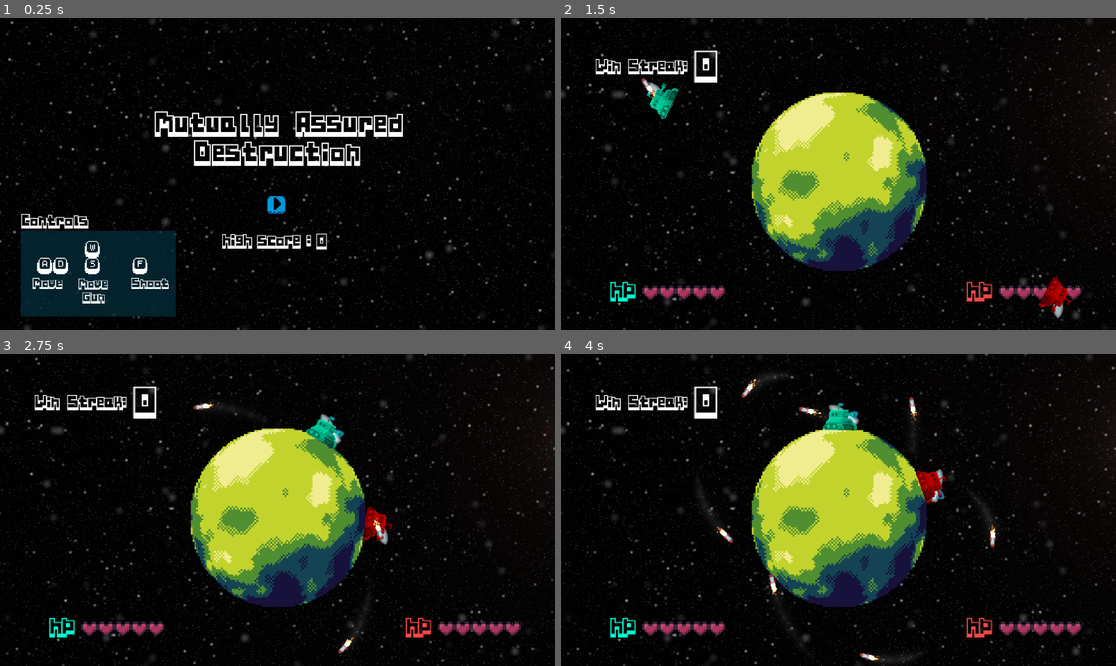
Above: before the commit, frames 1-4 (two rows, left to right).
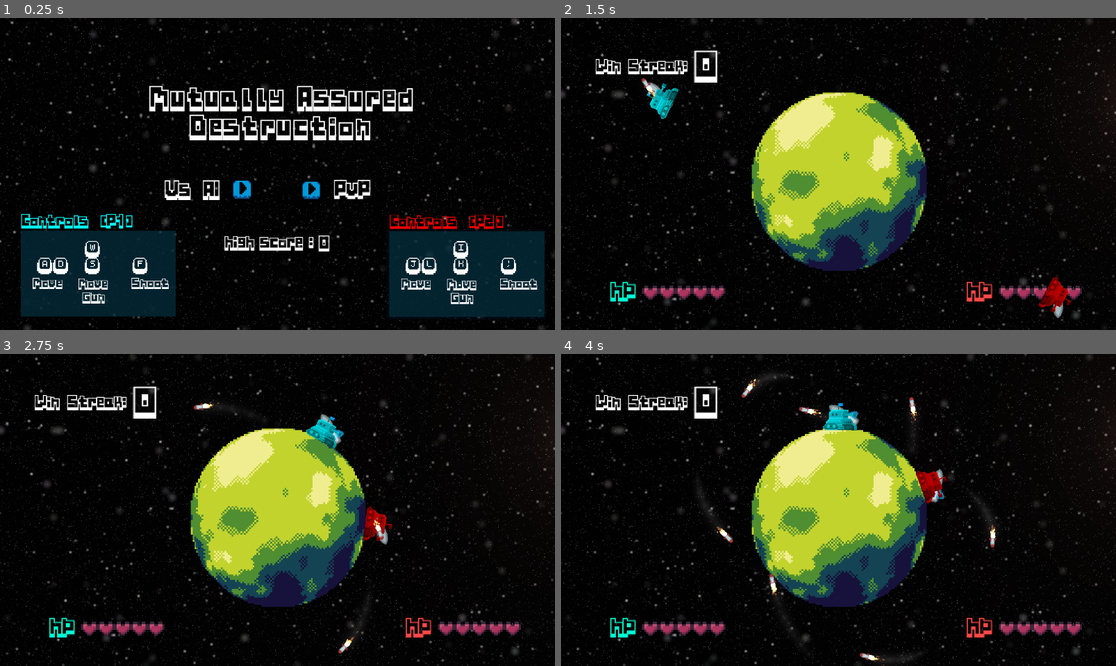
Above: after the commit, the same moments.

Repository: koh-jx/Mutually-Assured-Destruction
Game: Godot game, scene res://main.tscn
Two runs of this game, one before a commit and one after it. Both use one fixed random seed, a clock stepped at 60 frames per second and the inputs below.
Inputs (mouse positions are in pixels of both pictures, inside the frame that each line leads up to; where the layout moved, square brackets give the same spot in the first picture):
- Up to frame 1 (0.25 s): no input
- Up to frame 2 (1.5 s): click (805, 189) [838, 205] at 0.5 s; hold D (player_1_right) from 1.28 s (still down); hold W (player_1_up) from 1.28 s (still down); tap F (player_1_shoot) at 1.35 s
- Up to frame 3 (2.75 s): keep holding D (player_1_right); release W (player_1_up) at 2.03 s; tap W (player_1_up) at 2.1, 2.27, 2.57 s; tap F (player_1_shoot) at 2.3 s
- Up to frame 4 (4 s): release D (player_1_right) at 2.78 s; hold A (player_1_left) 2.78-3.53 s; hold W (player_1_up) 2.78-3.53 s; tap F (player_1_shoot) at 2.85, 3.8 s; hold D (player_1_right) from 3.53 s (still down); tap K (player_2_down) at 3.6 s; tap W (player_1_up) at 3.77 s

The runs differ from the first frame. In frame 1, 15% of the frame differs, in the area x 3-99%, y 21-96%; in frame 2, 0.3%; in frame 3, 0.3%; in frame 4, 0.3%.

Commit message:
implement multiplayer

Diff:
--- a/Camera.gd
+++ b/Camera.gd
@@ -3,6 +3,8 @@
 var location = 0.0
 var startPlaying = false
 var endPlaying = false
+
+signal finishedPanning;
 
 func _process(delta):
 	if startPlaying:
@@ -13,7 +15,7 @@
 			location = 1
 			position.y = 322
 			startPlaying = false
-			$"../ingame_gui".start_game()
+			emit_signal("finishedPanning")
 
 	if endPlaying:
 		location -= 2 * delta
--- a/main.tscn
+++ b/main.tscn
@@ -1,10 +1,11 @@
-[gd_scene load_steps=7 format=3 uid="uid://xrtif2i01nv1"]
+[gd_scene load_steps=8 format=3 uid="uid://xrtif2i01nv1"]
 
 [ext_resource type="PackedScene" uid="uid://brdddejb8fhux" path="res://scenes/planet/planet.tscn" id="1_a4eky"]
 [ext_resource type="Texture2D" uid="uid://r5hhoqtwwx7k" path="res://assets/planets/background.png" id="1_ukils"]
 [ext_resource type="PackedScene" uid="uid://db26pyg4354y2" path="res://scenes/UI/ingame_gui.tscn" id="5_glk4s"]
 [ext_resource type="Script" path="res://Camera.gd" id="6_2rk24"]
 [ext_resource type="AudioStream" uid="uid://fj402juugqdx" path="res://assets/music/16_bit_space.ogg" id="6_r87rs"]
+[ext_resource type="PackedScene" uid="uid://njnlni2001dt" path="res://scenes/UI/sfx_player.tscn" id="7_i7ak1"]
 [ext_resource type="PackedScene" uid="uid://e4insra6kg4t" path="res://scenes/UI/main_menu.tscn" id="7_qov5c"]
 
 [node name="Main" type="Node2D"]
@@ -40,6 +41,9 @@
 position = Vector2(577, 1030)
 script = ExtResource("6_2rk24")
 
+[node name="SFXPlayer" parent="." instance=ExtResource("7_i7ak1")]
+
 [connection signal="return_to_menu" from="ingame_gui" to="Camera" method="_on_ingame_gui_return_to_menu"]
 [connection signal="update_high_score" from="ingame_gui" to="Main Menu" method="_on_ingame_gui_update_high_score"]
 [connection signal="start_game" from="Main Menu" to="Camera" method="_on_main_menu_start_game"]
+[connection signal="finishedPanning" from="Camera" to="Main Menu" method="_on_camera_finished_panning"]
--- a/scenes/UI/ingame_gui.gd
+++ b/scenes/UI/ingame_gui.gd
@@ -7,9 +7,7 @@
 var Enemy = preload("res://scenes/entity/enemy/enemy.tscn")
 signal return_to_menu
 signal update_high_score
-
-var curr_player
-var curr_enemy
+signal self_destruct
 
 const ENEMY_SPAWN_DISTANCE = 500.0
 const ENEMY_DIFFICULTY_MULTIPLIER = 2
@@ -26,20 +24,27 @@
 func _on_enemy_enemy_health_damaged(damage):
 	enemyhealth_node.damaged(damage)
 
-func _reset_player_health(player):
-	player.health_damaged.connect(_on_player_health_damaged)
-	player.player_died.connect(end_game)
-	playerhealth_node.reset()
+func _reset_player_health(player, playerNum: int):
+	assert(playerNum == 1 or playerNum == 2)
+	if playerNum == 1:
+		player.health_damaged.connect(_on_player_health_damaged)
+		player.player_died.connect(end_game)
+		playerhealth_node.reset()
+	elif playerNum == 2:
+		player.health_damaged.connect(_on_enemy_enemy_health_damaged)
+		player.player_died.connect(end_game)
+		enemyhealth_node.reset()
 
 func _reset_enemy_health(enemy):
 	enemy.enemy_health_damaged.connect(_on_enemy_enemy_health_damaged)
 	enemy.enemy_died.connect(continue_game)
 	enemyhealth_node.reset()
 
-func _spawn_player():
+func _spawn_player(location):
 	var player = Player.instantiate()
 	get_parent().add_child(player)
-	player.global_position = Vector2(100, 100)
+	player.global_position = location
+	self_destruct.connect(player.queue_free)
 	return player
 
 func _spawn_enemy(location: Vector2):
@@ -48,6 +53,7 @@
 	var enemy = Enemy.instantiate()
 	get_parent().add_child(enemy)
 	enemy.global_position = location
+	self_destruct.connect(enemy.queue_free)
 	return enemy
 
 func _spawn_next_enemy():
@@ -67,11 +73,24 @@
 
 	streak = 0
 	_set_score(streak)
+	$high_score.visible = true
 
-	curr_player = _spawn_player()
-	curr_enemy  = _spawn_enemy(Vector2(1149, 640))
-	_reset_player_health(curr_player)
+	var curr_player = _spawn_player(Vector2(100, 100))
+	var curr_enemy  = _spawn_enemy(Vector2(1149, 640))
+	_reset_player_health(curr_player, 1)
 	_reset_enemy_health(curr_enemy)
+
+func start_multiplayer_game():
+	curr_gamestate = GameState.ONGOING
+	$high_score.visible = false
+
+	var player_1 = _spawn_player(Vector2(100, 100))
+	player_1.toggle_player(1)
+	_reset_player_health(player_1, 1)
+
+	var player_2 = _spawn_player(Vector2(1040, 646))
+	player_2.toggle_player(2)
+	_reset_player_health(player_2, 2)
 
 func continue_game():
 	if curr_gamestate != GameState.ONGOING:
@@ -93,10 +112,7 @@
 	$destruct_timer.start()
 
 func _on_destruct_timer_timeout():
-	if curr_enemy and is_instance_valid(curr_enemy):
-		curr_enemy.queue_free()
-	if curr_player and is_instance_valid(curr_player):
-		curr_player.queue_free()
+	emit_signal("self_destruct")
 
 func _on_enemy_spawn_timer_timeout():
 	var enemy = _spawn_next_enemy()
--- a/scenes/UI/ingame_gui.tscn
+++ b/scenes/UI/ingame_gui.tscn
@@ -8,6 +8,21 @@
 base_font = ExtResource("3_sfosd")
 spacing_glyph = -6
 spacing_space = 10
+
+[sub_resource type="Animation" id="Animation_crquf"]
+length = 0.001
+tracks/0/type = "value"
+tracks/0/imported = false
+tracks/0/enabled = true
+tracks/0/path = NodePath("high_score/score:theme_override_font_sizes/font_size")
+tracks/0/interp = 1
+tracks/0/loop_wrap = true
+tracks/0/keys = {
+"times": PackedFloat32Array(0),
+"transitions": PackedFloat32Array(1),
+"update": 1,
+"values": [15]
+}
 
 [sub_resource type="Animation" id="Animation_d4r8j"]
 resource_name = "increment_score"
@@ -22,21 +37,6 @@
 "transitions": PackedFloat32Array(1, 1, 1),
 "update": 0,
 "values": [15, 20, 15]
-}
-
-[sub_resource type="Animation" id="Animation_crquf"]
-length = 0.001
-tracks/0/type = "value"
-tracks/0/imported = false
-tracks/0/enabled = true
-tracks/0/path = NodePath("high_score/score:theme_override_font_sizes/font_size")
-tracks/0/interp = 1
-tracks/0/loop_wrap = true
-tracks/0/keys = {
-"times": PackedFloat32Array(0),
-"transitions": PackedFloat32Array(1),
-"update": 1,
-"values": [15]
 }
 
 [sub_resource type="AnimationLibrary" id="AnimationLibrary_00m23"]
@@ -68,6 +68,7 @@
 label_colour = Color(1, 0.278431, 0.278431, 1)
 
 [node name="destruct_timer" type="Timer" parent="."]
+wait_time = 0.3
 one_shot = true
 
 [node name="return_timer" type="Timer" parent="."]
--- a/scenes/UI/key_controls.gd
+++ b/scenes/UI/key_controls.gd
@@ -1,4 +1,6 @@
 extends ColorRect
+
+var SFXplayer = preload("res://scenes/UI/sfx_player.tscn")
 
 var is_player_one = true
 
@@ -27,9 +29,16 @@
 	semicolon.physical_keycode = KEY_SEMICOLON
 
 func _on_button_pressed():
+	var sfx = SFXplayer.instantiate()
+	sfx.play_sfx("button")
+	get_parent().add_child(sfx)
+
 	is_player_one = !is_player_one
 	$player_1_keys.visible = is_player_one
 	$player_2_keys.visible = !is_player_one
+
+	$"Player2/player_1_keys".visible = !is_player_one
+	$"Player2/player_2_keys".visible = is_player_one
 
 	_reset_inputs()
 	_add_player_one_inputs()
--- a/scenes/UI/key_controls.tscn
+++ b/scenes/UI/key_controls.tscn
@@ -150,6 +150,7 @@
 [sub_resource type="FontVariation" id="FontVariation_l0mfl"]
 base_font = ExtResource("2_4gdgl")
 spacing_glyph = -8
+spacing_space = 10
 
 [sub_resource type="FontVariation" id="FontVariation_7doh5"]
 base_font = ExtResource("2_4gdgl")
@@ -197,6 +198,7 @@
 layer_0/tile_data = PackedInt32Array(65534, 131072, 4, 65535, 262144, 4, -65535, 196608, 3, 1, 196608, 4, 4, 327680, 4)
 
 [node name="Controls" type="Label" parent="."]
+modulate = Color(0.0117647, 1, 1, 1)
 layout_mode = 0
 offset_left = 4.0
 offset_top = -26.0
@@ -205,9 +207,10 @@
 scale = Vector2(0.840315, 0.76)
 theme_override_fonts/font = SubResource("FontVariation_l0mfl")
 theme_override_font_sizes/font_size = 10
-text = "Controls"
+text = "Controls  (P1)"
 
 [node name="Move" type="Label" parent="."]
+layout_mode = 0
 offset_left = 28.0
 offset_top = 86.72
 offset_right = 183.0
@@ -218,6 +221,7 @@
 text = "Move"
 
 [node name="Move2" type="Label" parent="."]
+layout_mode = 0
 offset_left = 211.0
 offset_top = 86.72
 offset_right = 366.0
@@ -228,6 +232,7 @@
 text = "Shoot"
 
 [node name="Move3" type="Label" parent="."]
+layout_mode = 0
 offset_left = 74.0
 offset_top = 87.72
 offset_right = 229.0
@@ -258,4 +263,88 @@
 theme_override_styles/pressed = SubResource("StyleBoxFlat_247qo")
 theme_override_styles/focus = SubResource("StyleBoxFlat_qwfix")
 
+[node name="Player2" type="ColorRect" parent="."]
+layout_mode = 0
+offset_left = 683.0
+offset_top = 1.0
+offset_right = 979.0
+offset_bottom = 162.0
+color = Color(0, 0.117647, 0.266667, 0.172549)
+
+[node name="ColorRect" type="ColorRect" parent="Player2"]
+offset_left = 5.0
+offset_top = 4.0
+offset_right = 293.0
+offset_bottom = 156.0
+color = Color(0.0156863, 0.176471, 0.231373, 0.752941)
+
+[node name="player_1_keys" type="TileMap" parent="Player2"]
+visible = false
+position = Vector2(95, 51.72)
+scale = Vector2(1.84, 1.84)
+tile_set = SubResource("TileSet_8u45t")
+format = 2
+layer_0/tile_data = PackedInt32Array(65534, 131072, 4, 65535, 262144, 4, -65535, 196608, 3, 1, 196608, 4, 4, 327680, 4)
+
+[node name="Controls" type="Label" parent="Player2"]
+modulate = Color(1, 0, 0, 1)
+offset_left = 4.0
+offset_top = -26.0
+offset_right = 159.0
+offset_bottom = 31.0
+scale = Vector2(0.840315, 0.76)
+theme_override_fonts/font = SubResource("FontVariation_l0mfl")
+theme_override_font_sizes/font_size = 10
+text = "Controls  (P2)"
+
+[node name="Move" type="Label" parent="Player2"]
+offset_left = 28.0
+offset_top = 86.72
+offset_right = 183.0
+offset_bottom = 143.72
+scale = Vector2(0.840315, 0.76)
+theme_override_fonts/font = SubResource("FontVariation_7doh5")
+theme_override_font_sizes/font_size = 8
+text = "Move"
+
+[node name="Move2" type="Label" parent="Player2"]
+offset_left = 211.0
+offset_top = 86.72
+offset_right = 366.0
+offset_bottom = 143.72
+scale = Vector2(0.840315, 0.76)
+theme_override_fonts/font = SubResource("FontVariation_7doh5")
+theme_override_font_sizes/font_size = 8
+text = "Shoot"
+
+[node name="Move3" type="Label" parent="Player2"]
+offset_left = 74.0
+offset_top = 87.72
+offset_right = 229.0
+offset_bottom = 148.72
+scale = Vector2(0.840315, 0.76)
+theme_override_fonts/font = SubResource("FontVariation_7doh5")
+theme_override_font_sizes/font_size = 8
+text = "Move
+Gun
+"
+horizontal_alignment = 1
+vertical_alignment = 1
+
+[node name="player_2_keys" type="TileMap" parent="Player2"]
+position = Vector2(95, 51)
+scale = Vector2(1.84, 1.84)
+tile_set = SubResource("TileSet_8u45t")
+format = 2
+layer_0/tile_data = PackedInt32Array(65534, 524288, 4, 65535, 655360, 4, -65535, 589824, 3, 1, 589824, 4, 4, 720896, 4)
+
+[node name="Button" type="Button" parent="Player2"]
+offset_right = 297.0
+offset_bottom = 158.0
+theme_override_styles/normal = SubResource("StyleBoxFlat_ex6hl")
+theme_override_styles/hover = SubResource("StyleBoxFlat_4lq78")
+theme_override_styles/pressed = SubResource("StyleBoxFlat_247qo")
+theme_override_styles/focus = SubResource("StyleBoxFlat_qwfix")
+
 [connection signal="pressed" from="Button" to="." method="_on_button_pressed"]
+[connection signal="pressed" from="Player2/Button" to="." method="_on_button_pressed"]
--- a/scenes/UI/main_menu.gd
+++ b/scenes/UI/main_menu.gd
@@ -2,6 +2,7 @@
 
 var SFXplayer = preload("res://scenes/UI/sfx_player.tscn")
 signal start_game
+signal start_local_multiplayer
 
 func _on_texture_button_pressed():
 	if $"../Camera".location != 0:
@@ -13,8 +14,24 @@
 
 	$"../Planet".change_sprite()
 	emit_signal("start_game")
+	await $"../Camera".finishedPanning
+	$"../ingame_gui".start_game()
 
 
 func _on_ingame_gui_update_high_score(streak: int):
 	var curr_score = int($HighScoreLabel/hi_score.text)
 	$HighScoreLabel/hi_score.text = str(max(curr_score, streak))
+
+
+func _on_multiplayer_button_pressed():
+	if $"../Camera".location != 0:
+		return
+
+	var sfx = SFXplayer.instantiate()
+	sfx.play_sfx("button", 0.3)
+	get_parent().add_child(sfx)
+
+	$"../Planet".change_sprite()
+	emit_signal("start_game")
+	await $"../Camera".finishedPanning
+	$"../ingame_gui".start_multiplayer_game()
--- a/scenes/UI/main_menu.tscn
+++ b/scenes/UI/main_menu.tscn
@@ -7,8 +7,8 @@
 
 [sub_resource type="FontVariation" id="FontVariation_lov52"]
 base_font = ExtResource("1_pvl5u")
-spacing_glyph = -10
-spacing_space = 25
+spacing_glyph = -7
+spacing_space = 15
 
 [sub_resource type="FontVariation" id="FontVariation_qcox0"]
 base_font = ExtResource("1_pvl5u")
@@ -31,6 +31,10 @@
 anchor_top = -0.12963
 anchor_right = 0.230035
 anchor_bottom = 0.0509259
+offset_left = -10.9997
+offset_top = -52.9998
+offset_right = 23.9997
+offset_bottom = -52.9998
 grow_horizontal = 2
 grow_vertical = 2
 size_flags_vertical = 1
@@ -40,24 +44,75 @@
 horizontal_alignment = 1
 vertical_alignment = 1
 
+[node name="MultiplayerButton" type="TextureButton" parent="."]
+layout_mode = 0
+offset_left = 45.0
+offset_top = 84.0
+offset_right = 85.0
+offset_bottom = 124.0
+scale = Vector2(1.2, 1.2)
+texture_normal = ExtResource("3_fud5k")
+stretch_mode = 0
+
+[node name="Multiplayer Label" type="Label" parent="MultiplayerButton"]
+layout_mode = 1
+anchors_preset = -1
+anchor_left = -0.215278
+anchor_top = -0.12963
+anchor_right = 0.230035
+anchor_bottom = 0.0509259
+offset_left = 48.6111
+offset_top = -1.48146
+offset_right = 135.799
+offset_bottom = 44.2963
+grow_horizontal = 2
+grow_vertical = 2
+size_flags_vertical = 1
+theme_override_fonts/font = SubResource("FontVariation_lov52")
+theme_override_font_sizes/font_size = 10
+text = "PvP"
+horizontal_alignment = 1
+vertical_alignment = 1
+
 [node name="TextureButton" type="TextureButton" parent="."]
 layout_mode = 1
 anchors_preset = -1
 anchor_left = 0.00260417
 anchor_right = 0.00260417
-offset_left = -28.0
-offset_top = 114.0
-offset_right = -12.0
-offset_bottom = 130.0
+offset_left = -99.0
+offset_top = 82.0
+offset_right = -83.0
+offset_bottom = 98.0
 scale = Vector2(3.09525, 3.09525)
 texture_normal = ExtResource("3_fud5k")
 
+[node name="Multiplayer Label" type="Label" parent="TextureButton"]
+layout_mode = 1
+anchors_preset = -1
+anchor_left = -0.215278
+anchor_top = -0.12963
+anchor_right = 0.230035
+anchor_bottom = 0.0509259
+offset_left = -42.7554
+offset_top = 1.10485
+offset_right = 59.1196
+offset_bottom = 46.8826
+grow_horizontal = 2
+grow_vertical = 2
+scale = Vector2(0.392618, 0.392618)
+size_flags_vertical = 1
+theme_override_fonts/font = SubResource("FontVariation_lov52")
+theme_override_font_sizes/font_size = 10
+text = "Vs AI"
+horizontal_alignment = 1
+vertical_alignment = 1
+
 [node name="HighScoreLabel" type="HBoxContainer" parent="."]
 layout_mode = 0
-offset_left = -119.0
-offset_top = 195.0
-offset_right = 101.0
-offset_bottom = 235.0
+offset_left = -114.0
+offset_top = 199.0
+offset_right = 106.0
+offset_bottom = 239.0
 
 [node name="Label" type="Label" parent="HighScoreLabel"]
 layout_mode = 2
@@ -81,4 +136,5 @@
 offset_bottom = -57.0
 scale = Vector2(1.12, 1.17333)
 
+[connection signal="pressed" from="MultiplayerButton" to="." method="_on_multiplayer_button_pressed"]
 [connection signal="pressed" from="TextureButton" to="." method="_on_texture_button_pressed"]
--- a/scenes/UI/sfx_player.gd
+++ b/scenes/UI/sfx_player.gd
@@ -11,8 +11,10 @@
 			set_volume_db(-10.0)
 		"death":
 			set_stream(death)
+			set_volume_db(-10.0)
 		"button":
 			set_stream(button)
+			set_volume_db(-10.0)
 		_:
 			push_error("Sound effect not recognized:", string)
 			return
--- a/scenes/entity/player/player.gd
+++ b/scenes/entity/player/player.gd
@@ -4,20 +4,38 @@
 signal health_damaged
 signal player_died
 
+var right_input = "player_1_right"
+var left_input  = "player_1_left"
+var up_input    = "player_1_up"
+var down_input  = "player_1_down"
+var shoot_input = "player_1_shoot"
+
 func _ready():
 	super._ready()
 	death_signal_name = "player_died"
 
 func _physics_process(delta):
-	velocity_input_dir = Input.get_action_strength("player_1_right") - \
-					Input.get_action_strength("player_1_left")
-	rotation_input_dir = Input.get_action_strength("player_1_up") - \
-					Input.get_action_strength("player_1_down")
+	velocity_input_dir = Input.get_action_strength(right_input) - \
+					Input.get_action_strength(left_input)
+	rotation_input_dir = Input.get_action_strength(up_input) - \
+					Input.get_action_strength(down_input)
 	super._physics_process(delta)
 	# Shoot any missles
-	if can_shoot and Input.is_action_just_released("player_1_shoot"):
+	if can_shoot and Input.is_action_just_released(shoot_input):
 		shoot_missle()
 
 func _on_hurtbox_body_entered(body):
 	emit_signal("health_damaged", body.damage)
 	super._on_hurtbox_body_entered(body)
+
+func toggle_player(player_num : int):
+	assert(player_num == 1 or player_num == 2)
+	var string = str(player_num)
+	right_input = "player_" + string + "_right"
+	left_input = "player_" + string + "_left"
+	up_input = "player_" + string + "_up"
+	down_input = "player_" + string + "_down"
+	shoot_input = "player_" + string + "_shoot"
+
+	if player_num == 2:
+		$AnimatedSprite2D.modulate = Color(1, 0, 0)
--- a/scenes/entity/player/player.tscn
+++ b/scenes/entity/player/player.tscn
@@ -5,3 +5,9 @@
 
 [node name="Player" instance=ExtResource("1_xc1wj")]
 script = ExtResource("1_xcyd7")
+
+[node name="AnimatedSprite2D" parent="." index="2"]
+modulate = Color(0, 1, 1, 1)
+
+[node name="CollisionShape2D2" parent="Hurtbox" index="0"]
+debug_color = Color(0, 0.6, 0.701961, 0.419608)
Not shown, removed: Build/MAD_html/MAD.apple-touch-icon.png.import
Not shown, removed: Build/MAD_html/MAD.icon.png.import
Not shown, removed: Build/MAD_html/MAD.png.import
Not shown, changed: export_presets.cfg
Not shown, changed: mutually_assured_destruction.txt
Not shown, changed: .gitignore
Not shown, removed: Build/MAD_html/MAD.apple-touch-icon.png
Not shown, removed: Build/MAD_html/MAD.audio.worklet.js
Not shown, removed: Build/MAD_html/MAD.icon.png
Not shown, removed: Build/MAD_html/MAD.js
Not shown, changed: Build/MAD_html/MAD.pck
Not shown, removed: Build/MAD_html/MAD.png
(and 3 more such lines)
